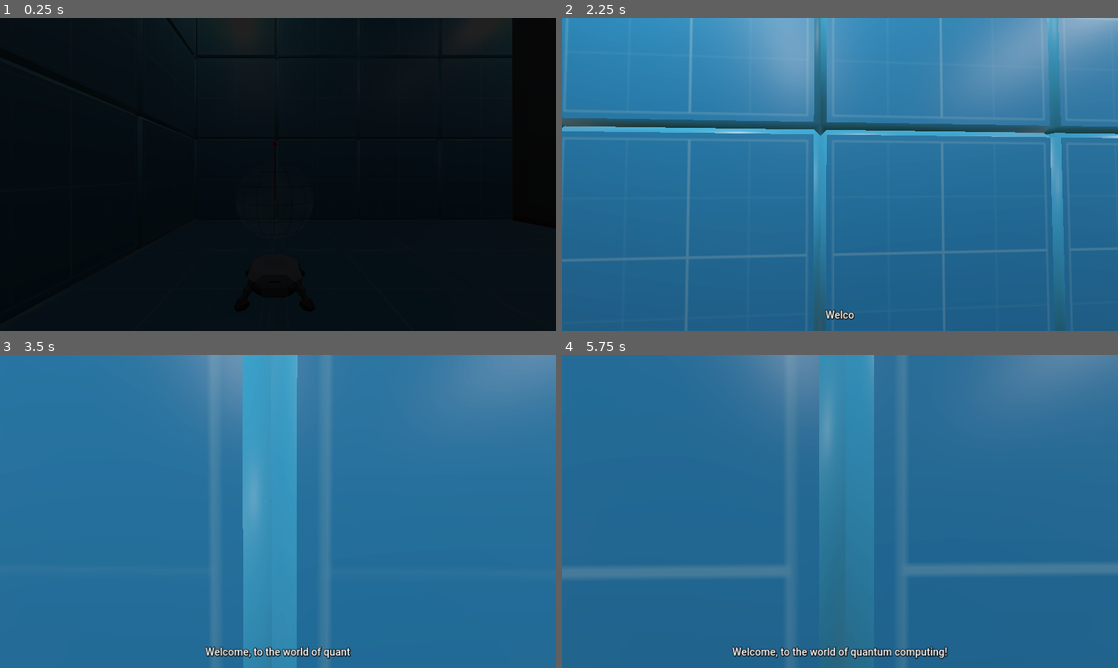
Above: before the commit, frames 1-4 (two rows, left to right).
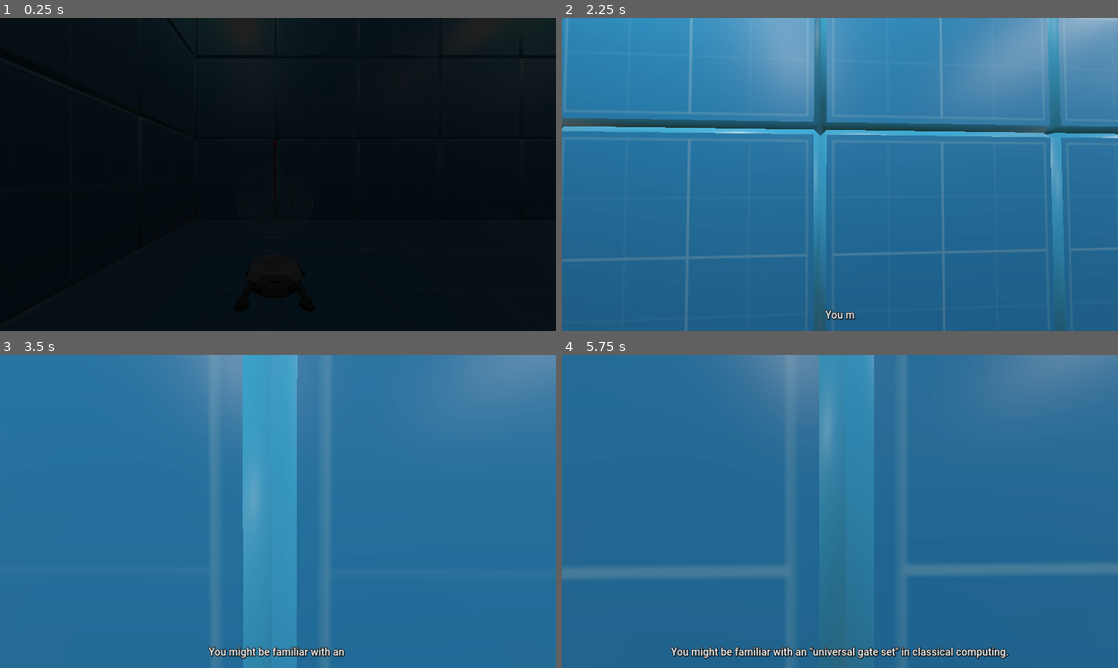
Above: after the commit, the same moments.

Repository: tdejong00/qugame
Game: Godot game, scene res://scenes/levels/tutorial/3/tutorial.tscn
Same seed, same stepped clock (60 frames per second), same inputs: the game is played once before the commit and once after it. Before the commit the project starts from res://scenes/levels/tutorial/1/tutorial.tscn.
Inputs (mouse positions are in pixels of both pictures, inside the frame that each line leads up to):
- Up to frame 1 (0.25 s): no input
- Up to frame 2 (2.25 s): tap Enter (ui_accept) at 0.5 s; move the mouse to (867, 174) at 0.52 s; hold W (move_up) from 0.53 s (still down); tap F (interact) at 0.6, 2.1 s; tap Space (jump) at 0.77, 1.52 s; move the mouse to (812, 174) at 1.27 s; tap Shift (sprint) at 1.35 s; move the mouse to (851, 168) at 2.02 s
- Up to frame 3 (3.5 s): keep holding W (move_up); move the mouse to (272, 517) at 2.77 s; tap Shift (sprint) at 2.85 s; tap Space (jump) at 3.02 s
- Up to frame 4 (5.75 s): keep holding W (move_up); move the mouse to (878, 514) at 3.52 s; tap F (interact) at 3.6, 5.1 s; tap Space (jump) at 3.77, 4.52 s; move the mouse to (795, 508) at 4.27 s; tap Shift (sprint) at 4.35 s; move the mouse to (845, 511) at 5.02 s

The runs differ from the first frame. In frame 1, 0.4% of the frame differs, in the area x 92-99%, y 0-20%; in frame 2, 0.1%; in frame 3, 0.6%; in frame 4, 1.5%, in the area x 19-81%, y 93-98%.

Commit message:
Level 3 done

Diff:
--- a/project.godot
+++ b/project.godot
@@ -11,7 +11,7 @@
 [application]
 
 config/name="Final Project"
-run/main_scene="res://scenes/levels/tutorial/1/tutorial.tscn"
+run/main_scene="res://scenes/levels/tutorial/3/tutorial.tscn"
 config/features=PackedStringArray("4.3", "Forward Plus")
 config/icon="res://icon.svg"
 
--- a/scenes/levels/sandbox/sandbox.gd
+++ b/scenes/levels/sandbox/sandbox.gd
@@ -14,3 +14,5 @@
 	LevelRestrictions.allow_gate(QuantumGate.Type.PI_OVER_8)
 	LevelRestrictions.size_limit = -1
 	SignalBus.restrictions_updated.emit()
+
+	await display("Welcome to the sandbox! Here you can use all gates, and as many as you would want!")
--- a/scenes/levels/tutorial/2/tutorial.tscn
+++ b/scenes/levels/tutorial/2/tutorial.tscn
@@ -9,7 +9,7 @@
 [ext_resource type="PackedScene" uid="uid://65xnlas5jt2i" path="res://scenes/objects/quantum_gate_slot/quantum_gate_slot.tscn" id="6_6xtdj"]
 [ext_resource type="PackedScene" uid="uid://o2xud88mln6v" path="res://scenes/objects/door/door.tscn" id="7_j83vu"]
 [ext_resource type="PackedScene" uid="uid://e2dv2absvtoc" path="res://scenes/objects/teleporter/teleporter.tscn" id="8_rsetk"]
-[ext_resource type="PackedScene" uid="uid://ha0hkk48tc5c" path="res://scenes/levels/sandbox/sandbox.tscn" id="9_uvp4w"]
+[ext_resource type="PackedScene" uid="uid://m8321cyvowy5" path="res://scenes/levels/tutorial/3/tutorial.tscn" id="10_8hmf6"]
 
 [sub_resource type="ProceduralSkyMaterial" id="ProceduralSkyMaterial_gyik4"]
 sky_top_color = Color(0.134281, 0.16838, 0.215799, 1)
@@ -72,7 +72,7 @@
 
 [node name="Teleporter" parent="Objects" instance=ExtResource("8_rsetk")]
 transform = Transform3D(2, 0, 0, 0, 2, 0, 0, 0, 2, 30, -0.2, 0)
-next_scene = ExtResource("9_uvp4w")
+next_scene = ExtResource("10_8hmf6")
 active = true
 
 [node name="Lamp" type="OmniLight3D" parent="Objects"]
--- /dev/null
+++ b/scenes/levels/tutorial/3/tutorial.gd
@@ -0,0 +1,59 @@
+extends Level
+
+@onready var _player: Player = $Player
+@onready var _goal_qubit: Qubit = $Objects/Circuit/GoalQubit
+@onready var _input_qubit: Qubit = $Objects/Circuit/InputQubit
+@onready var _quantum_gate_slot: QuantumGateSlot = $Objects/Circuit/InputQubit/QuantumGateSlot
+@onready var _door: Door = $Objects/Door
+
+
+func _ready() -> void:
+	LevelRestrictions.size_limit = 1
+	SignalBus.restrictions_updated.emit()
+	SignalBus.hide_hotbar.emit()
+	await get_tree().create_timer(LEVEL_DELAY).timeout
+
+	await display("You might be familiar with an \"universal gate set\" in classical computing.")
+	await display("Quantum computing also has a notion of universal gate sets.")
+	await display("In our case of single-qubits, with just the Hadamard and T gates we can approximate any operation.")
+	await display("The T gate is also called the π/8 gate.")
+	await display("Apply it a couple of times and observe what happens", true)
+
+	_input_qubit.show()
+
+	LevelRestrictions.allow_gate(QuantumGate.Type.PI_OVER_8)
+	LevelRestrictions.size_limit = 4
+	SignalBus.restrictions_updated.emit()
+	SignalBus.show_hotbar.emit()
+
+	_quantum_gate_slot.visible = true
+
+	_quantum_gate_slot.set_gate(QuantumGate.Type.HADAMARD)
+
+	while get_tree().get_nodes_in_group("circuit").size() != 4:
+		await SignalBus.circuit_changed
+
+	await display("When the T gate is applied to a state in superposition, it performs a small rotation.")
+	await display("Use this together with your knowledge of the Hadamard gate to match the state of the golden Bloch sphere.", true)
+
+	_goal_qubit.visible = true
+
+	_quantum_gate_slot.clear()
+	LevelRestrictions.reset()
+	SignalBus.restrictions_updated.emit()
+
+	LevelRestrictions.allow_gate(QuantumGate.Type.PI_OVER_8)
+	LevelRestrictions.allow_gate(QuantumGate.Type.HADAMARD)
+	LevelRestrictions.size_limit = 6
+	SignalBus.restrictions_updated.emit()
+
+	_quantum_gate_slot.active = true
+
+	while not _input_qubit.evaluate().equals(_goal_qubit):
+		await SignalBus.circuit_changed
+
+	_door.open()
+
+	await display("This conludes the third tutorial!")
+	await display("Congratulations on completing all tutorials!")
+	await display("Continue through the door that opened just now.")
--- /dev/null
+++ b/scenes/levels/tutorial/3/tutorial.tscn
@@ -0,0 +1,91 @@
+[gd_scene load_steps=14 format=3 uid="uid://m8321cyvowy5"]
+
+[ext_resource type="Script" path="res://scenes/levels/tutorial/3/tutorial.gd" id="1_5f3uj"]
+[ext_resource type="PackedScene" uid="uid://ckk03qsadcwlw" path="res://scenes/entities/player/player.tscn" id="2_hhdj2"]
+[ext_resource type="PackedScene" uid="uid://5ye6f6br2bts" path="res://scenes/user_interface/user_interface.tscn" id="3_l81do"]
+[ext_resource type="PackedScene" uid="uid://c8b5k7lep8tea" path="res://scenes/chunks/end_chunk.tscn" id="4_ng0bl"]
+[ext_resource type="PackedScene" uid="uid://brhccqxun0klb" path="res://scenes/chunks/middle_chunk.tscn" id="5_ct6du"]
+[ext_resource type="PackedScene" uid="uid://bsi2sm86hkhor" path="res://scenes/objects/qubit/qubit.tscn" id="6_bq280"]
+[ext_resource type="PackedScene" uid="uid://65xnlas5jt2i" path="res://scenes/objects/quantum_gate_slot/quantum_gate_slot.tscn" id="7_u7lb0"]
+[ext_resource type="PackedScene" uid="uid://o2xud88mln6v" path="res://scenes/objects/door/door.tscn" id="8_8ccxk"]
+[ext_resource type="PackedScene" uid="uid://e2dv2absvtoc" path="res://scenes/objects/teleporter/teleporter.tscn" id="9_74vj5"]
+[ext_resource type="PackedScene" uid="uid://ha0hkk48tc5c" path="res://scenes/levels/sandbox/sandbox.tscn" id="10_mkord"]
+
+[sub_resource type="ProceduralSkyMaterial" id="ProceduralSkyMaterial_gyik4"]
+sky_top_color = Color(0.134281, 0.16838, 0.215799, 1)
+sky_horizon_color = Color(0.598989, 0.597969, 0.598742, 1)
+ground_bottom_color = Color(0.261676, 0.223495, 0.179171, 1)
+ground_horizon_color = Color(0.598989, 0.597969, 0.598742, 1)
+
+[sub_resource type="Sky" id="Sky_4i27a"]
+sky_material = SubResource("ProceduralSkyMaterial_gyik4")
+
+[sub_resource type="Environment" id="Environment_hc8un"]
+background_mode = 2
+sky = SubResource("Sky_4i27a")
+tonemap_mode = 2
+glow_enabled = true
+
+[node name="Tutorial" type="Node3D"]
+script = ExtResource("1_5f3uj")
+
+[node name="WorldEnvironment" type="WorldEnvironment" parent="."]
+environment = SubResource("Environment_hc8un")
+
+[node name="Player" parent="." instance=ExtResource("2_hhdj2")]
+transform = Transform3D(1.5, 0, 0, 0, 1.5, 0, 0, 0, 1.5, 2, 4, 12)
+
+[node name="UserInterface" parent="." instance=ExtResource("3_l81do")]
+
+[node name="World" type="Node3D" parent="."]
+
+[node name="EndChunk" parent="World" instance=ExtResource("4_ng0bl")]
+
+[node name="EndChunk2" parent="World" instance=ExtResource("4_ng0bl")]
+transform = Transform3D(-1, 0, -8.74228e-08, 0, 1, 0, 8.74228e-08, 0, -1, 68, 0, 16)
+
+[node name="MiddleChunk" parent="World" instance=ExtResource("5_ct6du")]
+transform = Transform3D(1, 0, 0, 0, 1, 0, 0, 0, 1, 20, 0, 0)
+
+[node name="MiddleChunk2" parent="World" instance=ExtResource("5_ct6du")]
+transform = Transform3D(1, 0, 0, 0, 1, 0, 0, 0, 1, 40, 0, 0)
+
+[node name="Objects" type="Node3D" parent="."]
+transform = Transform3D(1, 0, 0, 0, 1, 0, 0, 0, 1, 14, 3.5, 8)
+
+[node name="Circuit" type="Node3D" parent="Objects"]
+
+[node name="GoalQubit" parent="Objects/Circuit" instance=ExtResource("6_bq280")]
+transform = Transform3D(1.5, 0, 0, 0, 1.5, 0, 0, 0, 1.5, -8, 0.5, -4)
+visible = false
+is_gold = true
+initial_state = 1
+
+[node name="InputQubit" parent="Objects/Circuit" node_paths=PackedStringArray("next_slot") instance=ExtResource("6_bq280")]
+transform = Transform3D(1, 0, 0, 0, 1, 0, 0, 0, 1, -12, 0.5, 0)
+next_slot = NodePath("QuantumGateSlot")
+
+[node name="QuantumGateSlot" parent="Objects/Circuit/InputQubit" node_paths=PackedStringArray("qubit_in") instance=ExtResource("7_u7lb0")]
+transform = Transform3D(1, 0, 0, 0, 1, 0, 0, 0, 1, 2, 0, 0)
+visible = false
+qubit_in = NodePath("..")
+
+[node name="Door" parent="Objects" instance=ExtResource("8_8ccxk")]
+transform = Transform3D(-1.31134e-07, 0, -3, 0, 3, 0, 3, 0, -1.31134e-07, 40, 0.5, 0)
+
+[node name="Teleporter" parent="Objects" instance=ExtResource("9_74vj5")]
+transform = Transform3D(2, 0, 0, 0, 2, 0, 0, 0, 2, 50, -0.2, 0)
+next_scene = ExtResource("10_mkord")
+active = true
+
+[node name="Lamp" type="OmniLight3D" parent="Objects"]
+transform = Transform3D(1, 0, 0, 0, 1, 0, 0, 0, 1, 0, 11.5, 4)
+light_energy = 24.0
+omni_range = 24.0
+omni_attenuation = 2.0
+
+[node name="Lamp2" type="OmniLight3D" parent="Objects"]
+transform = Transform3D(1, 0, 0, 0, 1, 0, 0, 0, 1, 0, 11.5, -4)
+light_energy = 24.0
+omni_range = 24.0
+omni_attenuation = 2.0
